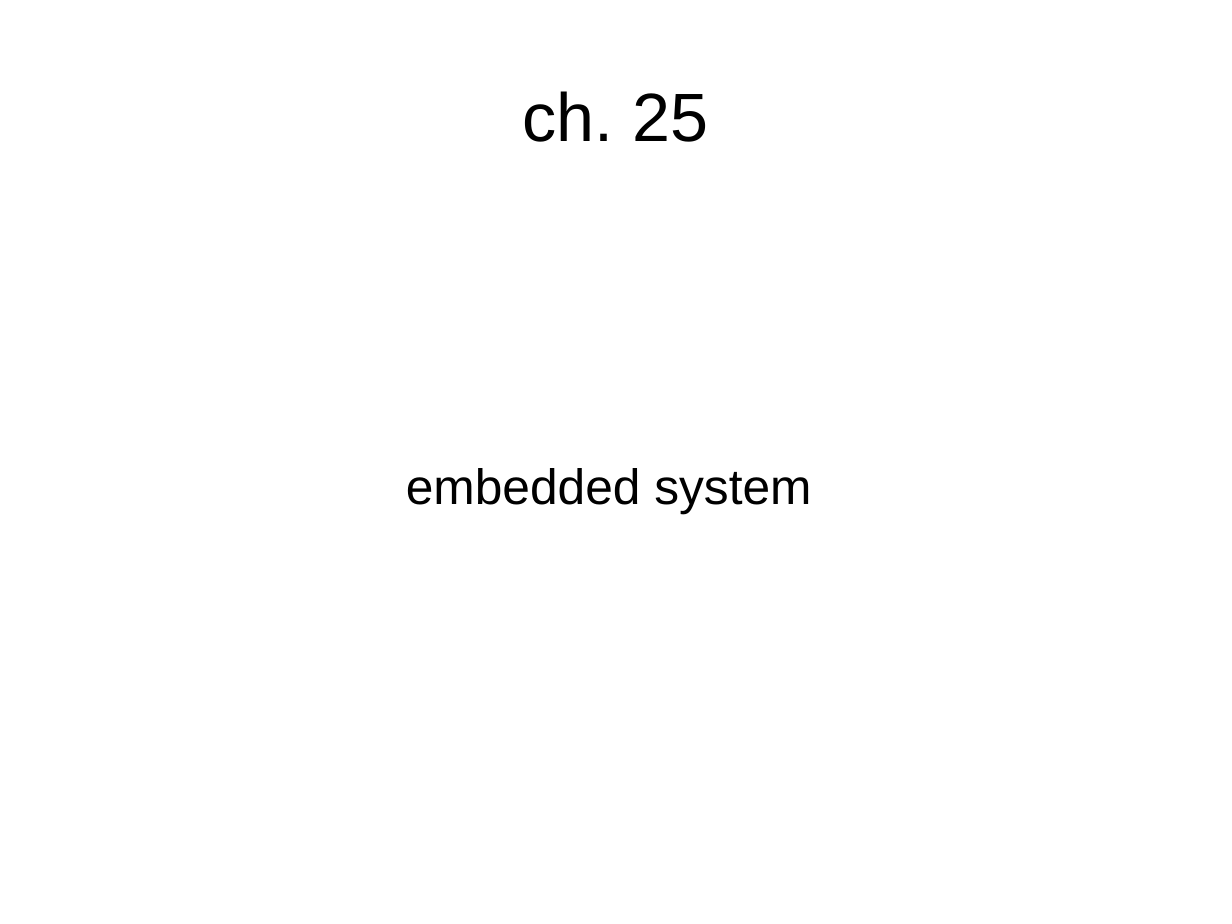
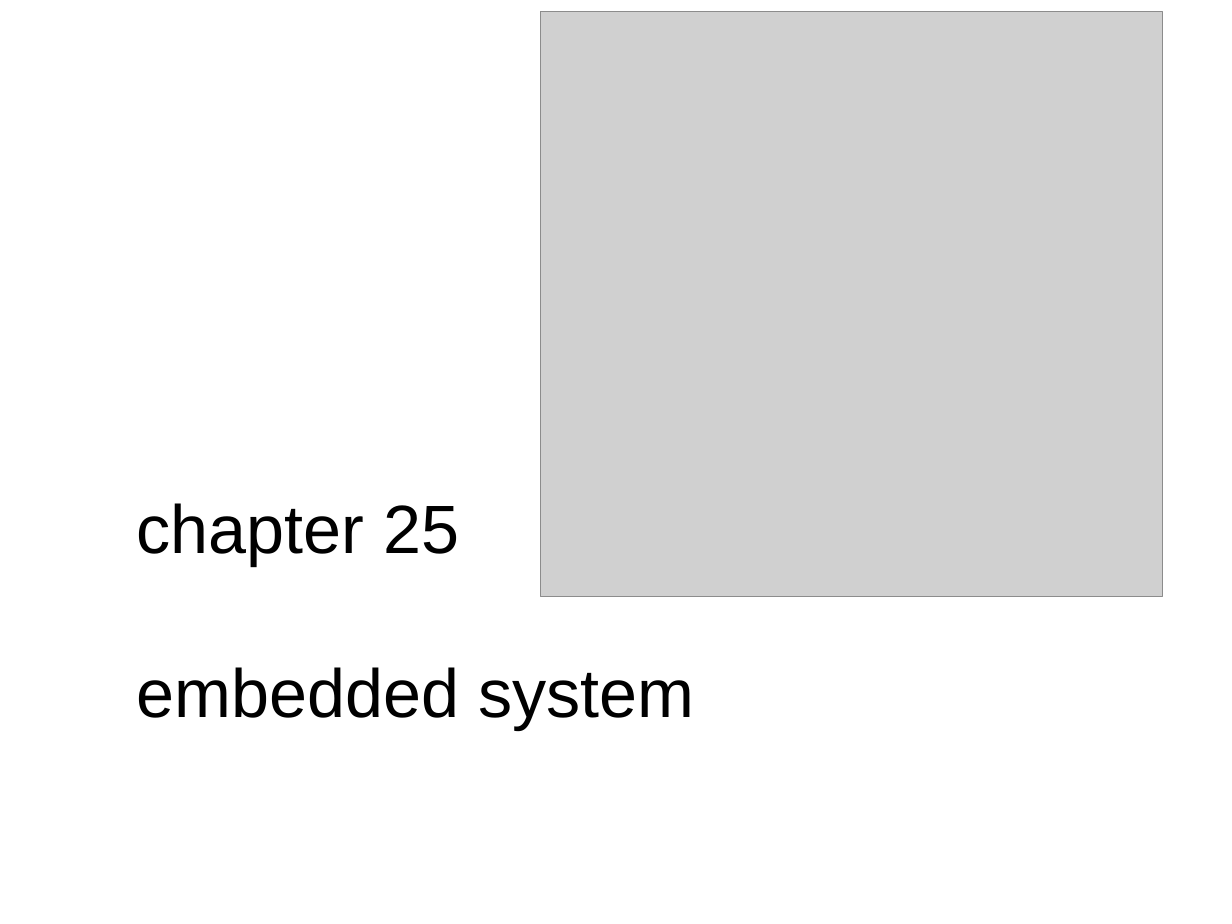
Before and after one commit to opentechschool-zurich/cpp-co-learning, a slide deck: slide 1 of programming-principles-and-practice/25-embedded_system/presentation/presentation_chp25_embedded_systems.odp. Drawn at 1232x924 pixels with LibreOffice and Linux fonts; fonts in the diff are those of the drawing; grey boxes stand for pictures. Boxes give left, top, right and bottom in pixels: in the first picture for what was removed or moved away, otherwise in the second. Text is boxed around its words. In the diff, an @@ line names an element or a change of style, - is before the commit and + after.

Commit message:
presentation embedded

```diff
--- a/programming-principles-and-practice/25-embedded_system/presentation/presentation_chp25_embedded_systems.odp
+++ b/programming-principles-and-practice/25-embedded_system/presentation/presentation_chp25_embedded_systems.odp
@@ picture added at (541, 11, 1163, 597) @@
@@ title removed at (523, 91, 709, 142) @@
-ch. 25
@@ subtitle "chapter 25": place and size @@
-subtitle "chapter 25" at (406, 468, 811, 513)
+subtitle "chapter 25" at (137, 503, 694, 729)
@@ subtitle at (137, 503, 459, 565): paragraph added @@
+chapter 25
@@ subtitle at (137, 667, 694, 729): size 32 to 44 pt in "embedded system"; alignment centre to left @@
```
Also in this commit, not shown: 11 slides added.
